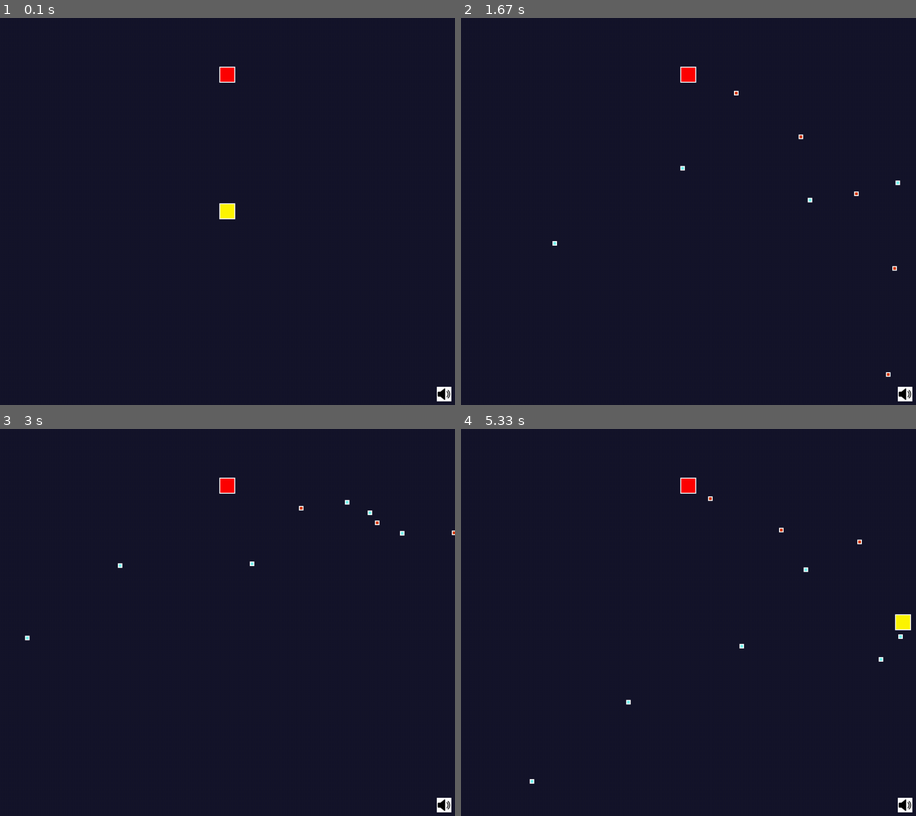
Above: before the commit, frames 1-4 (two rows, left to right).
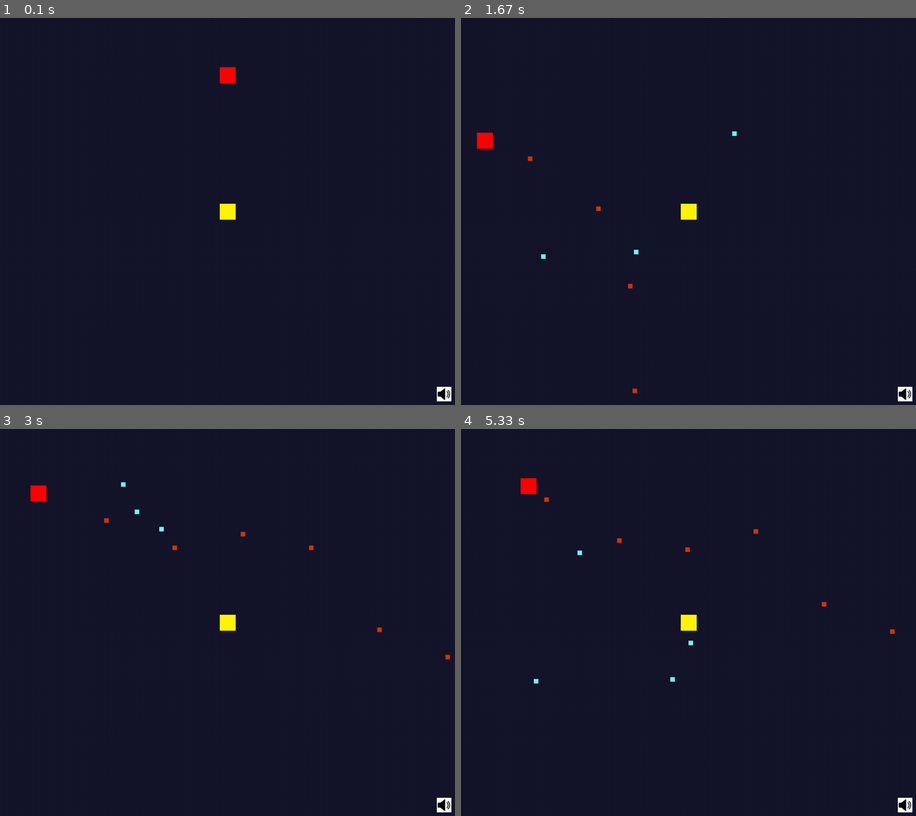
Above: after the commit, the same moments.

Repository: LuizBudeu/Pygame
Game: pygame game, started from BulletHell/main.py
Two runs of this game, one before a commit and one after it. Both use one fixed random seed, a clock stepped at 60 frames per second and the inputs below.
Inputs (mouse positions are in pixels of both pictures, inside the frame that each line leads up to):
- Up to frame 1 (0.1 s): no input
- Up to frame 2 (1.67 s): hold Space 0.33-0.8 s; hold D 0.33-0.8 s; move the mouse to (670, 226) at 0.37 s; hold D 0.83-1.3 s; move the mouse to (834, 199) at 0.87 s; hold W 1.33-1.63 s; move the mouse to (579, 215) at 1.37 s
- Up to frame 3 (3 s): hold D 1.67-2.13 s; move the mouse to (86, 564) at 1.7 s; hold A 2.17-2.7 s; move the mouse to (295, 487) at 2.2 s; hold S from 2.73 s (still down); move the mouse to (282, 657) at 2.77 s
- Up to frame 4 (5.33 s): release S at 3.03 s; hold A 3.07-3.47 s; move the mouse to (697, 490) at 3.1 s; hold W 3.5-3.87 s; move the mouse to (524, 610) at 3.53 s; hold D 3.9-4.53 s; move the mouse to (693, 665) at 3.93 s; hold S 4.57-4.93 s; move the mouse to (674, 556) at 4.6 s; hold A from 4.97 s (still down); move the mouse to (806, 684) at 5 s

The runs differ from the first frame. In frame 1, 0.1% of the frame differs, in the area x 48-52%, y 12-53%; in frame 2, 0.7%; in frame 3, 0.7%; in frame 4, 0.9%, in the area x 13-99%, y 12-92%.

Commit message:
camera movement, bug when moving bullets miss

Diff:
--- /dev/null
+++ b/BulletHell/camera.py
@@ -0,0 +1,19 @@
+import pygame
+from utils.settings import *
+
+
+class Camera:
+    def __init__(self, screen):
+        self.screen = screen
+        self.offset = pygame.math.Vector2(100, 100)
+
+    def center_target_position(self, target):
+        self.offset.x = target.rect.centerx - WINDOW_SIZE[0] // 2
+        self.offset.y = target.rect.centery - WINDOW_SIZE[1] // 2
+
+    def draw(self, entities):
+        self.center_target_position(entities[0])
+
+        for entity in entities.values():
+            offset_pos = entity.rect.topleft - self.offset
+            pygame.draw.rect(self.screen, entity.color, (offset_pos, entity.dimension))
--- a/BulletHell/enemy.py
+++ b/BulletHell/enemy.py
@@ -7,18 +7,18 @@
 
 
 class Enemy(Entity):
-    def __init__(self, x, y, width, height, color):
-        super().__init__(x, y, width, height, color)
+    def __init__(self, x, y, width, height, color, name=''):
+        super().__init__(x, y, width, height, color, name)
         self.vel_mod = 2
         self.fire_rate = 250
 
     def shoot(self, entities, player):
-        bullet = Bullet(self.center[0], self.center[1], 10, 10, REDDISHBROWN)
-        bullet.set_center_position((self.center[0], self.center[1]))
+        bullet = Bullet(self.rect.centerx, self.rect.centery, 10, 10, REDDISHBROWN)
+        bullet.set_center_position(self.rect.center)
         angle = self.get_bullet_direction(player)
         bullet.velx = bullet.vel_mod * math.cos(angle)
         bullet.vely = bullet.vel_mod * math.sin(angle)
-        entities.append(bullet)
+        entities[bullet.id] = bullet
 
     def get_bullet_direction(self, player):
         center = self.get_center_position()
--- a/BulletHell/entity.py
+++ b/BulletHell/entity.py
@@ -5,44 +5,43 @@
 
 
 class Entity:
-    def __init__(self, x, y, width, height, color):
+    unique_id = 0
+
+    def __init__(self, x, y, width, height, color, name=None):
+        self.name = name
+        self.id = Entity.unique_id
+        Entity.unique_id += 1
+
         self.x = x
         self.y = y
         self.width = width
         self.height = height
-        self.center = (x + self.width / 2, y + self.height / 2)
+        self.dimension = (self.width, self.height)
         self.color = color
         self.rect = pygame.Rect(self.x, self.y, self.width, self.height)
         self.velx = 0
         self.vely = 0
-        self.vel_mod = 5
+        self.vel_mod = 0
 
     def update(self):
         if self.velx == 0 or self.vely == 0:
-            self.x += self.velx
-            self.y += self.vely
+            self.rect.x += self.velx
+            self.rect.y += self.vely
         else:
-            self.x += self.velx / math.sqrt(2)
-            self.y += self.vely / math.sqrt(2)
-
-        self.center = (self.x + self.width / 2, self.y + self.height / 2)
-        self.rect = pygame.Rect(self.x, self.y, self.width, self.height)
+            self.rect.x += self.velx / math.sqrt(2)
+            self.rect.y += self.vely / math.sqrt(2)
 
     def set_center_position(self, center):
-        self.x = center[0] - self.width / 2
-        self.y = center[1] - self.height / 2
-        self.rect = pygame.Rect(self.x, self.y, self.width, self.height)
+        self.rect.center = center
 
     def get_center_position(self):
-        return self.x + self.width / 2, self.y + self.height / 2
+        return self.rect.center
 
     def get_topleft_position(self):
-        return self.x, self.y
+        return self.rect.topleft
 
     def set_topleft_position(self, topleft):
-        self.x = topleft[0]
-        self.y = topleft[1]
-        self.rect = pygame.Rect(self.x, self.y, self.width, self.height)
+        self.rect.topleft = topleft
 
     def draw(self, screen):
         pygame.draw.rect(screen, self.color, self.rect)
--- a/BulletHell/game.py
+++ b/BulletHell/game.py
@@ -7,6 +7,7 @@
 from utils.ui_utils import *
 from player import Player
 from enemy import Enemy
+from camera import Camera
 
 
 class Game:
@@ -19,7 +20,7 @@
         pygame.display.set_caption("Bullet Hell")
 
         self.init_game()
-        self.game_loop(show_hitboxes=True)
+        self.game_loop(show_hitboxes=False)
 
     def game_loop(self, show_hitboxes=False):
         while True:
@@ -31,16 +32,16 @@
                     sys.exit()
 
                 if event.type == pygame.KEYDOWN:
-                    if event.key == pygame.K_LEFT or event.key == ord('a'):
+                    if event.key == pygame.K_a:
                         self.player.velx += -self.player.vel_mod
 
-                    if event.key == pygame.K_RIGHT or event.key == ord('d'):
+                    if event.key == pygame.K_d:
                         self.player.velx += self.player.vel_mod
 
-                    if event.key == pygame.K_UP or event.key == ord('w'):
+                    if event.key == pygame.K_w:
                         self.player.vely += -self.player.vel_mod
 
-                    if event.key == pygame.K_DOWN or event.key == ord('s'):
+                    if event.key == pygame.K_s:
                         self.player.vely += self.player.vel_mod
 
                     if event.key == pygame.K_m:
@@ -58,16 +59,16 @@
                             pygame.time.set_timer(self.player_dash_ready, self.player.dash_cooldown)
 
                 if event.type == pygame.KEYUP:
-                    if (event.key == pygame.K_LEFT or event.key == ord('a')):
+                    if (event.key == pygame.K_a):
                         self.player.velx -= -self.player.vel_mod
 
-                    if event.key == pygame.K_RIGHT or event.key == ord('d'):
+                    if event.key == pygame.K_d:
                         self.player.velx -= self.player.vel_mod
 
-                    if (event.key == pygame.K_UP or event.key == ord('w')):
+                    if (event.key == pygame.K_w):
                         self.player.vely -= -self.player.vel_mod
 
-                    if event.key == pygame.K_DOWN or event.key == ord('s'):
+                    if event.key == pygame.K_s:
                         self.player.vely -= self.player.vel_mod
 
                 if event.type == self.player_bullet_ready:
@@ -86,15 +87,17 @@
             self.clock.tick(120)
 
     def init_game(self):
-        self.player = Player(WINDOW_SIZE[0]/2, WINDOW_SIZE[1]/2, 35, 35, YELLOW)
+        self.camera = Camera(self.screen)
+
+        self.player = Player(WINDOW_SIZE[0]/2, WINDOW_SIZE[1]/2, 35, 35, YELLOW, 'player')
         self.player.set_center_position((WINDOW_SIZE[0]/2, WINDOW_SIZE[1]/2))
 
-        self.enemy = Enemy(WINDOW_SIZE[0]/2, WINDOW_SIZE[1]/2, 35, 35, RED)
+        self.enemy = Enemy(WINDOW_SIZE[0]/2, WINDOW_SIZE[1]/2, 35, 35, RED, 'enemy')
         self.enemy.set_center_position((WINDOW_SIZE[0]/2, WINDOW_SIZE[1]/2 - 300))
 
-        self.entities = []
-        self.entities.append(self.player)
-        self.entities.append(self.enemy)
+        self.entities = {}
+        self.add_entity(self.player)
+        self.add_entity(self.enemy)
 
         self.muted = False
 
@@ -102,6 +105,18 @@
         self.load_sounds()
         self.load_images()
         self.play_background_music()
+
+    def screen_update(self, show_hitboxes):
+        self.handle_player()
+
+        for entity in self.entities.values():
+            entity.update()
+            if show_hitboxes:
+                entity.show_hitbox(self.screen)
+
+        self.camera.draw(self.entities)
+
+        self.draw_ui()
 
     def init_time_events(self):
         self.player_bullet_ready = pygame.USEREVENT + 0
@@ -160,17 +175,6 @@
             self.player.dashing = False
             self.player.current_dash_frames = self.player.max_dash_frames
 
-    def screen_update(self, show_hitboxes):
-        self.handle_player()
-
-        for entity in self.entities:
-            entity.update()
-            entity.draw(self.screen)
-            if show_hitboxes:
-                entity.show_hitbox(self.screen)
-
-        self.draw_ui()
-
     def draw_ui(self):
         self.draw_sound_icon()
 
@@ -179,3 +183,6 @@
             self.screen.blit(self.images['unmuted_icon'], (WINDOW_SIZE[0] - 40, WINDOW_SIZE[1] - 40))
         else:
             self.screen.blit(self.images['muted_icon'], (WINDOW_SIZE[0] - 40, WINDOW_SIZE[1] - 40))
+
+    def add_entity(self, entity):
+        self.entities[entity.id] = entity
--- a/BulletHell/player.py
+++ b/BulletHell/player.py
@@ -7,8 +7,8 @@
 from bullet import Bullet
 
 class Player(Entity):
-    def __init__(self, x, y, width, height, color):
-        super().__init__(x, y, width, height, color)
+    def __init__(self, x, y, width, height, color, name=None):
+        super().__init__(x, y, width, height, color, name)
         self.vel_mod = 4
         self.dash_vel_mod = 8
         self.max_dash_frames = 15
@@ -20,11 +20,11 @@
         self.can_dash = True
 
     def shoot(self, entities, bullet_sound):
-        bullet = Bullet(self.center[0], self.center[1], 10, 10, LIGHTBLUE)
+        bullet = Bullet(self.rect.centerx, self.rect.centery, 10, 10, LIGHTBLUE)
         angle = self.get_bullet_direction()
         bullet.velx = bullet.vel_mod * math.cos(angle)
         bullet.vely = bullet.vel_mod * math.sin(angle)
-        entities.append(bullet)
+        entities[bullet.id] = bullet
 
         bullet_sound.play()
 
